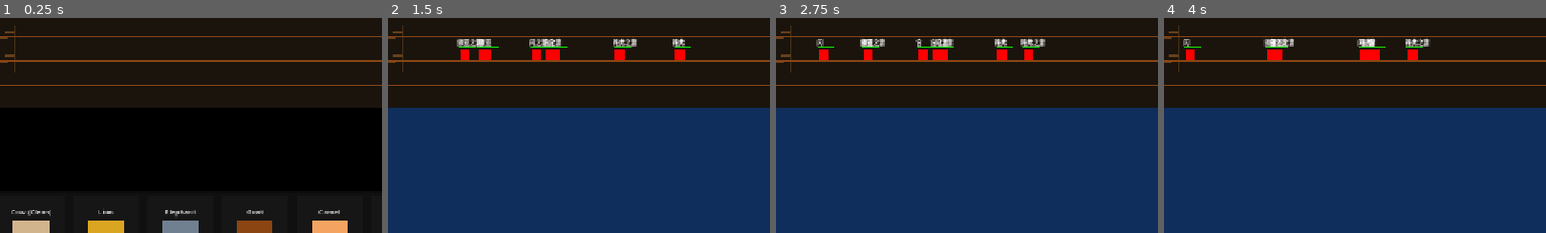
Above: before the commit, frames 1-4 (left to right).
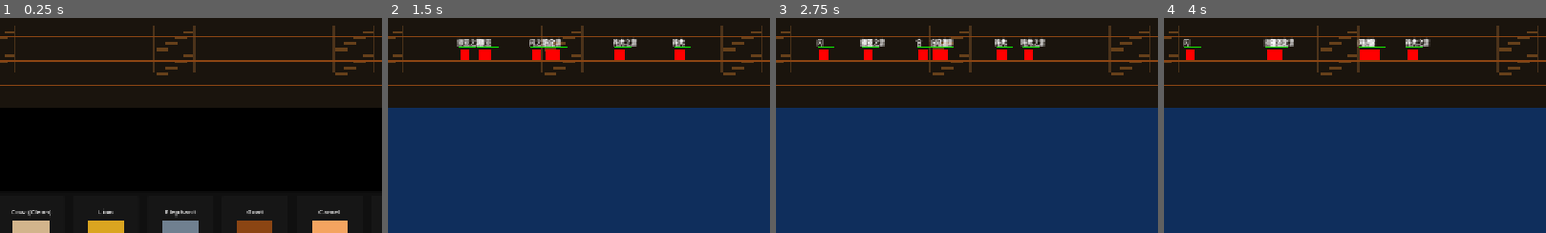
Above: after the commit, the same moments.

Repository: AirtisTech/project_covenant1
Game: Godot game, scene res://scenes/world/ark_scene.tscn
Two runs of this game, one before a commit and one after it. Both use one fixed random seed, a clock stepped at 60 frames per second and the inputs below.
Inputs:
- Up to frame 1 (0.25 s): no input
- Up to frame 2 (1.5 s): click "🌊 洪水已至，登船！" at 0.5 s; click "⏩ 测试: 跳到大洪水" at 1.25 s
- Up to frame 3 (2.75 s): click "📅 前进一天" at 2 s
- Up to frame 4 (4 s): click "📅 前进一天" at 2.75 s; click "📅 前进一天" at 3.5 s
The pictures show only the part of the screen within x 11-61%, y 37-87%; the shares and areas given below are measured in that part.

The runs differ from the first frame. In frame 1, 1.0% of the frame differs, in the area x 40-98%, y 3-27%; in frame 2, 1.0%; in frame 3, 1.0%; in frame 4, 1.0%.

Commit message:
Fix: add more stairs and improve pathfinding between decks

Diff:
--- a/scripts/entities/human.gd
+++ b/scripts/entities/human.gd
@@ -336,9 +336,12 @@
 		# 如果需要换层，计算经过楼梯的路径
 		if current_deck != target_deck and current_deck != -1 and target_deck != -1:
 			_calculate_path_with_stairs(pos, current_deck, target_deck, ark)
-		else:
-			# 同一层，直接移动
-			pass
+		elif target_deck == -1:
+			# 检查目标位置是否在甲板上，不在的话就近找甲板位置
+			target_deck = 1  # 默认中层
+			var new_pos = ark.get_deck_target_y(target_deck)
+			target_position = Vector2(pos.x, new_pos)
+			print("🏗️ 目标不在甲板上，调整到 ", target_position)
 
 	print("🏃 ", agent_name, " 前往 ", pos)
 
@@ -349,13 +352,30 @@
 	return null
 
 func _calculate_path_with_stairs(target_pos: Vector2, from_deck: int, to_deck: int, ark):
-	# 计算经过楼梯的路径
-	var stairs_pos = ark.get_stairs_in_range(from_deck, to_deck)
-
-	if stairs_pos.x > 0:
-		# 路径：当前位置 -> 楼梯 -> 目标位置
-		var deck_y = ark.get_deck_target_y(to_deck)
-		target_position = Vector2(stairs_pos.x, deck_y)
+	# 找到最近的楼梯
+	var nearest_stairs = _find_nearest_stairs(from_deck, to_deck, ark)
+
+	if nearest_stairs.x > 0:
+		# 第一步：走到楼梯
+		var deck_y = ark.get_deck_target_y(from_deck)
+		target_position = Vector2(nearest_stairs.x, deck_y)
 
 		# 标记即将使用楼梯
-		print("🪜 ", agent_name, " 需要使用楼梯从 ", from_deck, " 层到 ", to_deck, " 层")
+		print("🪜 ", agent_name, " 使用楼梯从 ", from_deck, " 层到 ", to_deck, " 层")
+
+func _find_nearest_stairs(from_deck: int, to_deck: int, ark) -> Vector2:
+	# 找到最近的楼梯
+	var current_pos = global_position
+	var nearest = Vector2(-1, -1)
+	var min_dist = 999999.0
+
+	for stairs in ark.STAIRS_POSITIONS:
+		if (stairs["from_deck"] == from_deck and stairs["to_deck"] == to_deck) or \
+		   (stairs["from_deck"] == to_deck and stairs["to_deck"] == from_deck):
+			var stairs_x = stairs["x"]
+			var dist = abs(current_pos.x - stairs_x)
+			if dist < min_dist:
+				min_dist = dist
+				nearest = Vector2(stairs_x, stairs["y_bottom"])
+
+	return nearest
--- a/scripts/world/ark_system.gd
+++ b/scripts/world/ark_system.gd
@@ -17,8 +17,12 @@
 
 # 楼梯位置（每层之间的连接点）
 const STAIRS_POSITIONS = [
-	{"from_deck": 0, "to_deck": 1, "x": 100, "y_bottom": 360, "y_top": 320},  # 底层<->中层
-	{"from_deck": 1, "to_deck": 2, "x": 100, "y_bottom": 320, "y_top": 280}   # 中层<->上层
+	{"from_deck": 0, "to_deck": 1, "x": 100, "y_bottom": 360, "y_top": 320},  # 底层<->中层 (前部)
+	{"from_deck": 1, "to_deck": 2, "x": 100, "y_bottom": 320, "y_top": 280},  # 中层<->上层 (前部)
+	{"from_deck": 0, "to_deck": 1, "x": 400, "y_bottom": 360, "y_top": 320},  # 底层<->中层 (中部)
+	{"from_deck": 1, "to_deck": 2, "x": 400, "y_bottom": 320, "y_top": 280},  # 中层<->上层 (中部)
+	{"from_deck": 0, "to_deck": 1, "x": 700, "y_bottom": 360, "y_top": 320},  # 底层<->中层 (后部)
+	{"from_deck": 1, "to_deck": 2, "x": 700, "y_bottom": 320, "y_top": 280},  # 中层<->上层 (后部)
 ]
 
 var placed_animals: Dictionary = {}
